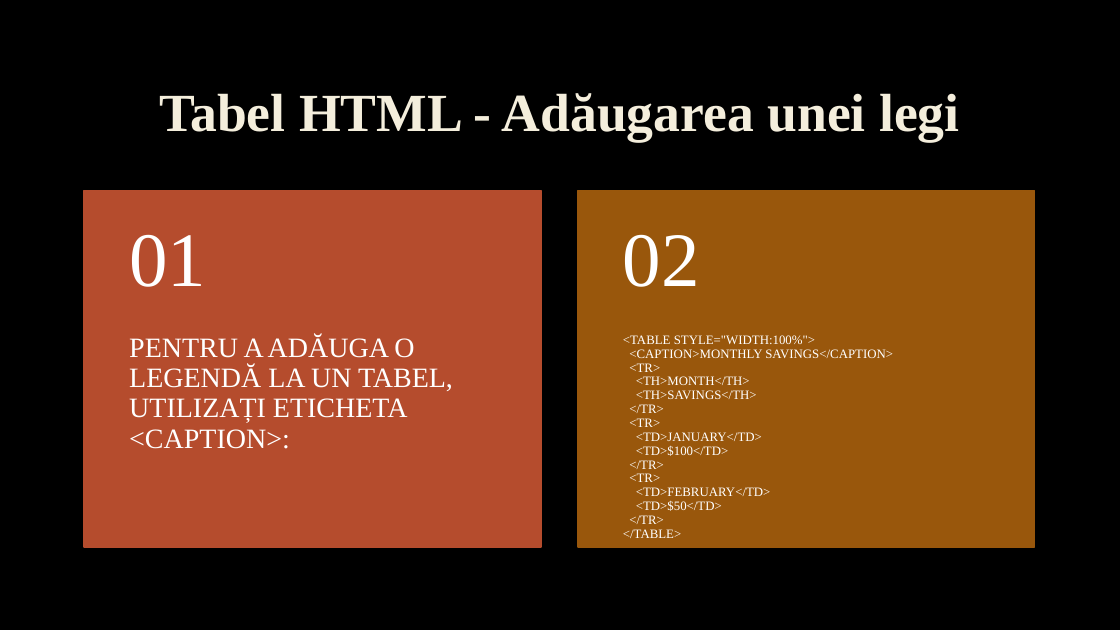
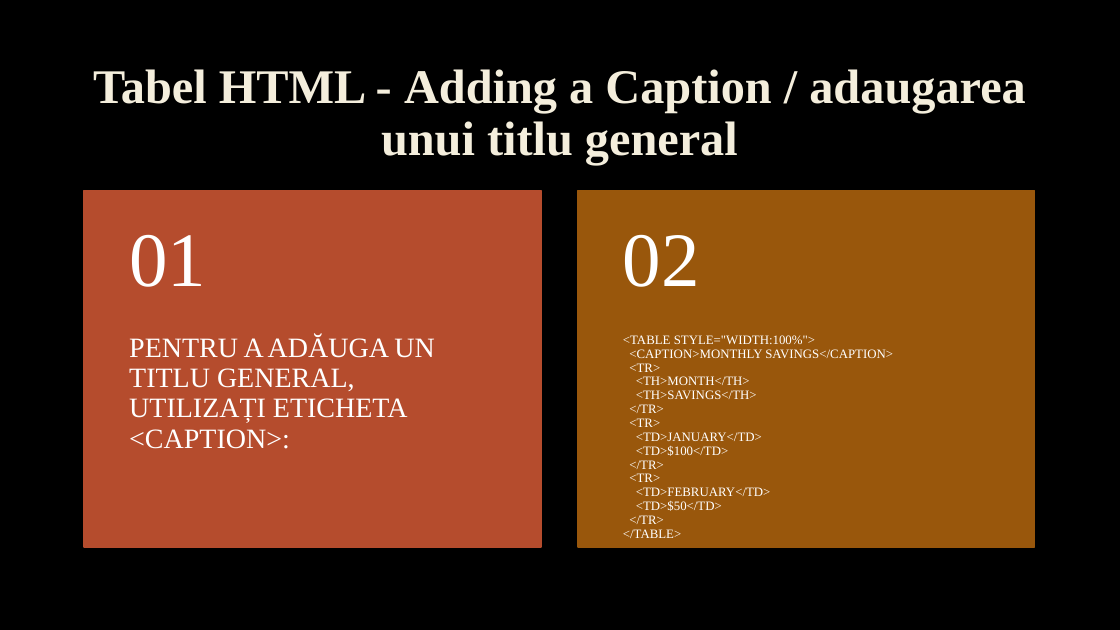
Before and after one commit to JohnyJF/Homework_10C, a slide deck: slide 20 of HTML_Tables_Tulei_Ion_Filat_Fabian.pptx (slide 23 before the commit). Drawn at 1120x630 pixels with LibreOffice and Linux fonts; fonts in the diff are those of the drawing; background and template pictures are left out. Boxes give left, top, right and bottom in pixels: in the first picture for what was removed or moved away, otherwise in the second. Text is boxed around its words. In the diff, an @@ line names an element or a change of style, - is before the commit and + after.

```diff
--- a/HTML_Tables_Tulei_Ion_Filat_Fabian.pptx
+++ b/HTML_Tables_Tulei_Ion_Filat_Fabian.pptx
@@ title at box(93, 69, 1026, 164): text changed; size 46 to 41.4 pt @@
-Tabel HTML - Adăugarea unei legi
+Tabel HTML - Adding a Caption / adaugarea unui titlu general
@@ text at box(129, 335, 434, 449): text changed @@
-PENTRU A ADĂUGA O LEGENDĂ LA UN TABEL, UTILIZAȚI ETICHETA <CAPTION>:
+PENTRU A ADĂUGA UN TITLU GENERAL, UTILIZAȚI ETICHETA <CAPTION>:
```
Also in this commit, not shown: 10 other slides changed, 10 slides added, 13 slides removed, 1 other file.
